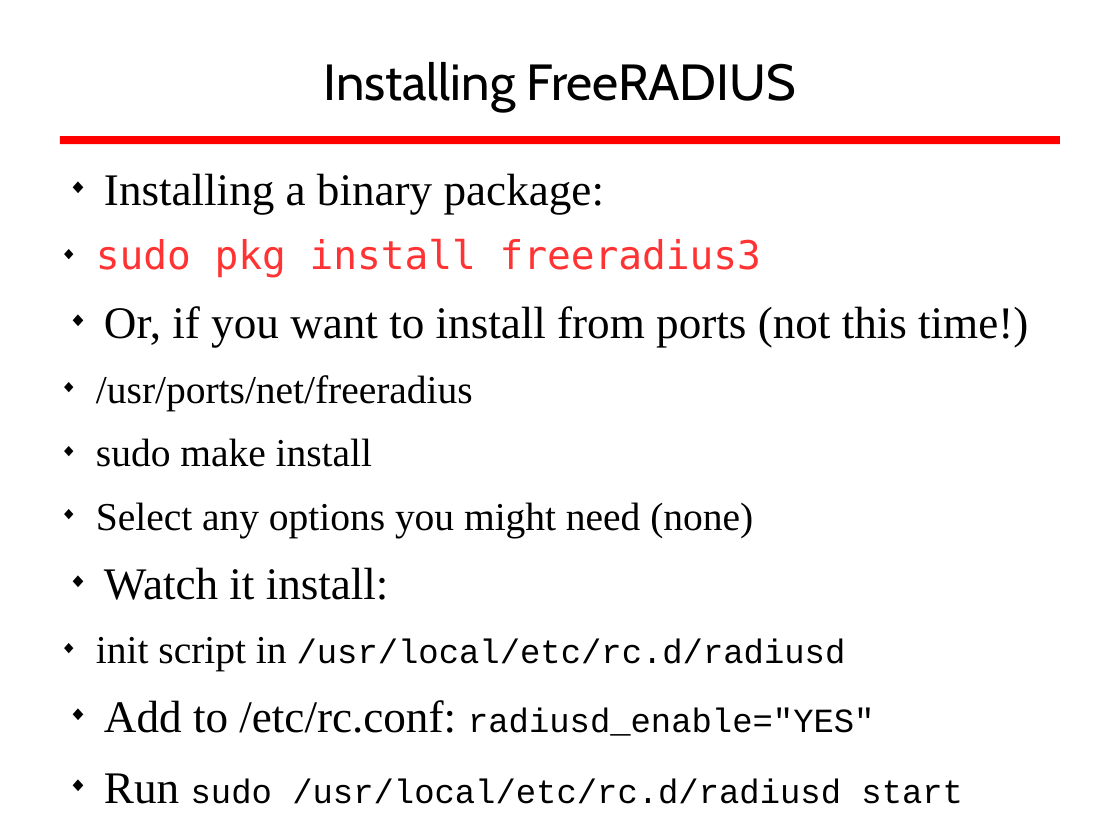
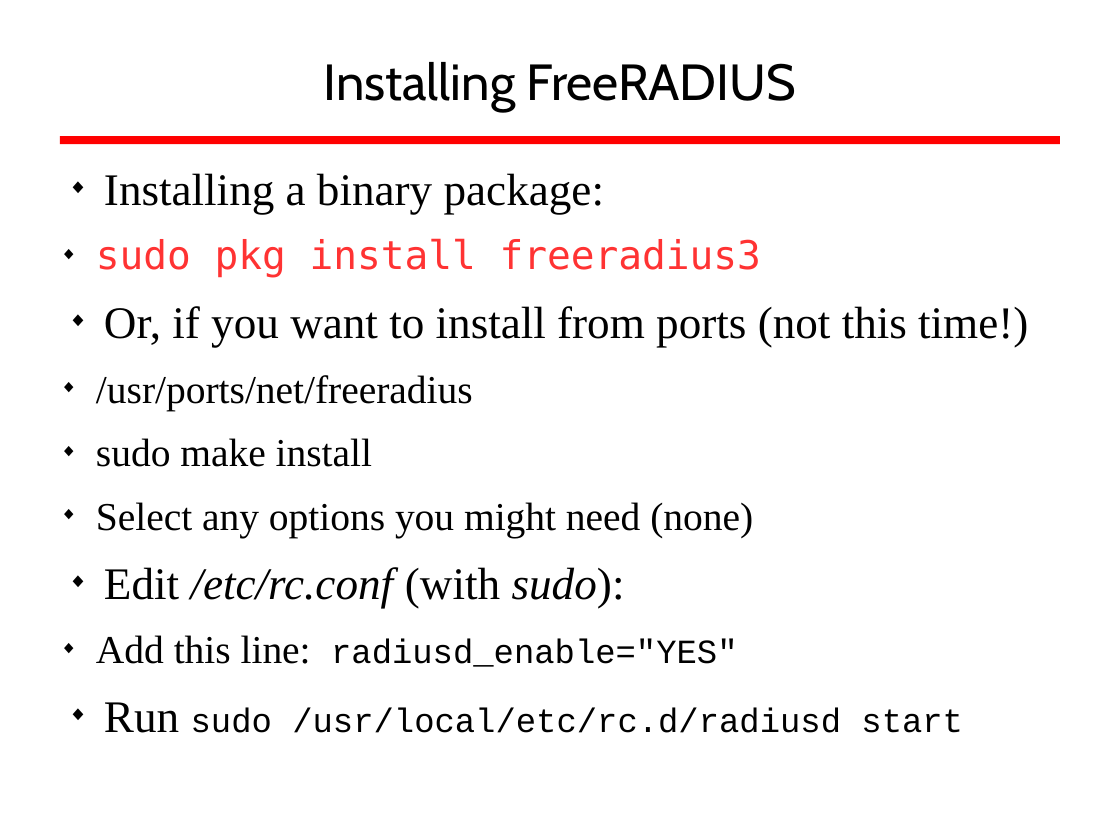
Before and after one commit to afnog/sse, a slide deck: slide 29 of radius/radius_presentation.odp. Drawn at 1120x840 pixels with LibreOffice and Linux fonts; fonts in the diff are those of the drawing; background and template pictures are left out. Boxes give left, top, right and bottom in pixels: in the first picture for what was removed or moved away, otherwise in the second. Text is boxed around its words. In the diff, an @@ line names an element or a change of style, - is before the commit and + after.

```diff
--- a/radius/radius_presentation.odp
+++ b/radius/radius_presentation.odp
@@ text at (96, 567, 738, 667): text changed; size 24 to 32 pt; font Courier New to Times New Roman @@
-◆ Watch it install:
-  ◆ init script in /usr/local/etc/rc.d/radiusd
-◆ Add to /etc/rc.conf: radiusd_enable="YES"
+◆ Edit /etc/rc.conf (with sudo):
+  ◆ Add this line: radiusd_enable="YES"
```
Also in this commit, not shown: 1 other slide changed, 1 other file.
